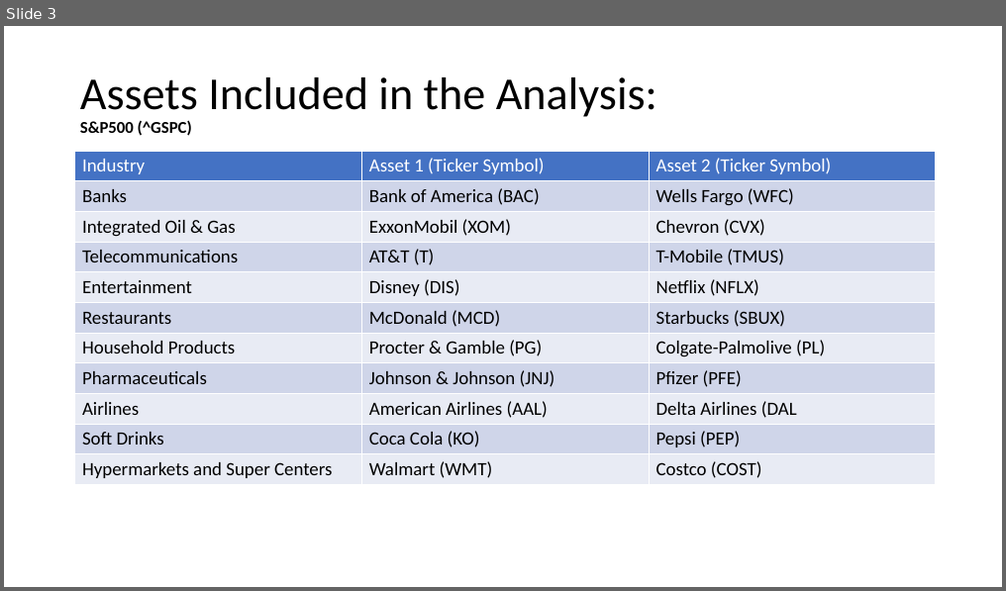
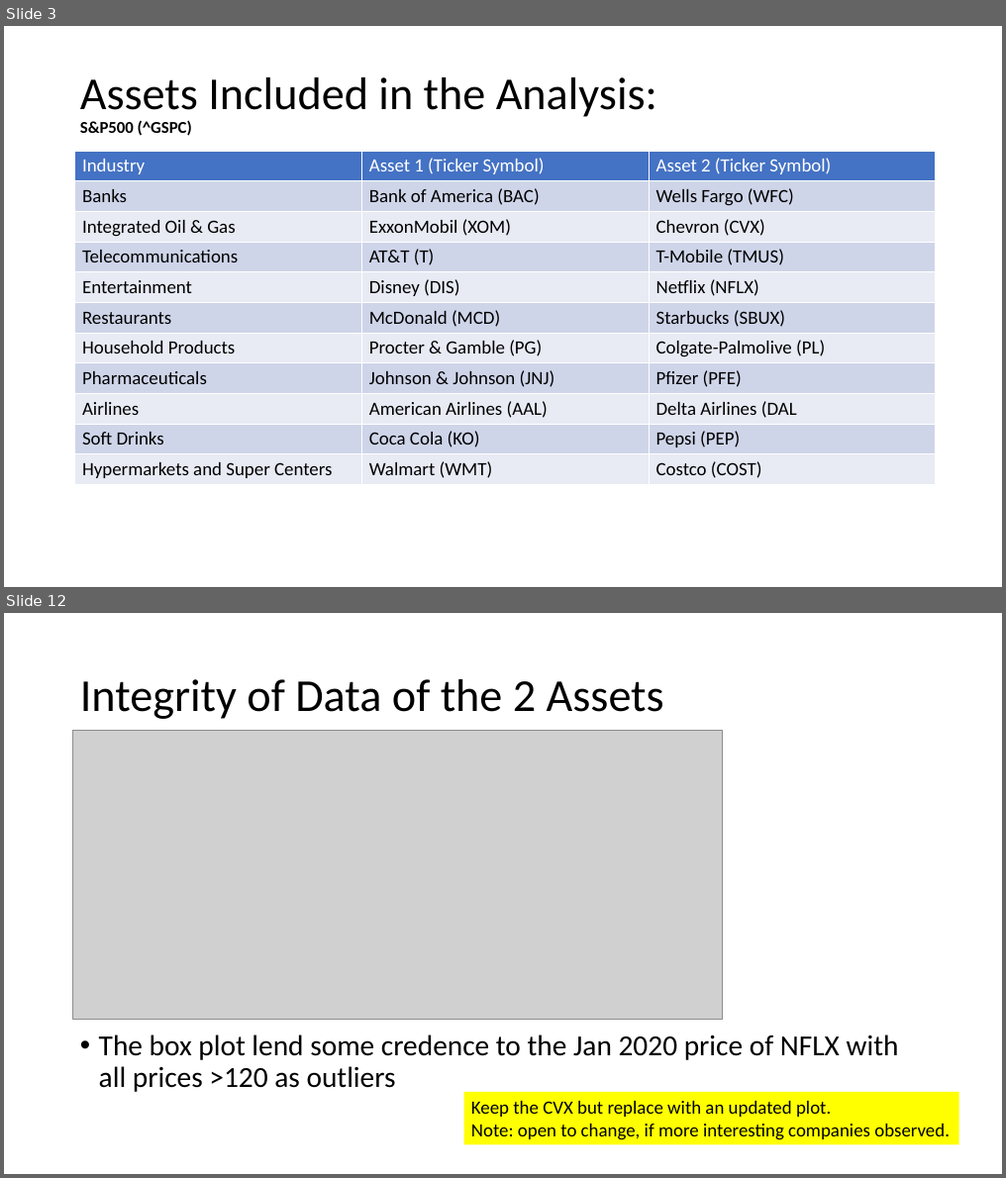
Before and after one commit to claybeaver/Group9_Project1, a slide deck: Final_Presentation.pptx. Shown one above the other, each under a label of ours: slide 3 before the commit, slides 3 and 12 after it; the slides between them are not shown. The pictures are 1006x591 and 1006x1178 pixels, drawn with LibreOffice and Linux fonts; fonts in the diff are those of the drawing; grey boxes stand for pictures. Boxes give left, top, right and bottom in pixels: in the first picture for what was removed or moved away, otherwise in the second. Text is boxed around its words. In the diff, an @@ line names an element or a change of style, - is before the commit and + after.

Commit message:
Swap PG with NFLX, add describe method to confirm the numbers, output them in csv and added to presentation. Draft of Final PPT.

```diff
--- a/Final_Presentation.pptx
+++ b/Final_Presentation.pptx
@@ slide 12 added at bbox=[4, 613, 1002, 1174], background #FFFFFF @@
@@ title added at bbox=[80, 679, 664, 719], 44 pt, text #000000 @@
+Integrity of Data of the 2 Assets
@@ picture added at bbox=[73, 731, 723, 1020] @@
@@ text added at bbox=[99, 1035, 899, 1092], 28 pt, text #000000 @@
+• The box plot lend some credence to the Jan 2020 price of NFLX with all prices >120 as outliers
@@ rectangle added at bbox=[463, 1092, 959, 1146], fill #FFFF00, 18 pt, text #000000 @@
+Keep the CVX but replace with an updated plot.
+Note: open to change, if more interesting companies observed.
```
Also in this commit, not shown: 1 slide changed, 8 other slides added, 16 other files.
